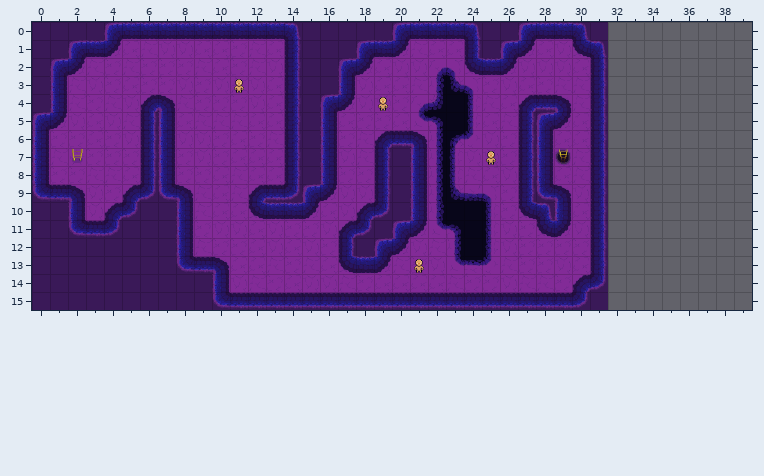
A Tiled map gets an edit: Artwork/Tiles/Tilemaps/MineB1.tmx. This is how it looked before the edit.
Cells are 32x32 px. Shown: x 0..39, y 0..15. The old version is drawn lined up with the new one.
After the commit:
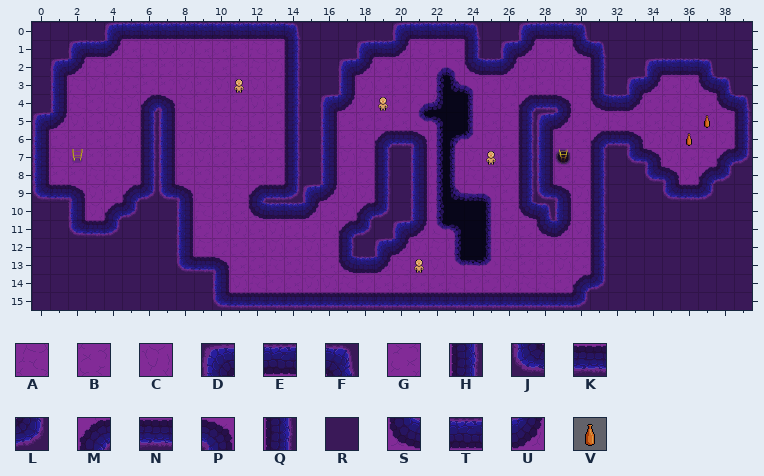
Key: from "MineTileset": A 3, B 17, C 19, D 96, E 97, F 98, G 113, H 114, J 128, K 129, L 130, M 144, N 145, P 146, Q 160, R 161, S 176, T 177, U 178; from "PlaceObjects": V 4.
_ is an empty cell.
Objects are placed by their top-left corner, in cells (3,4 is the top-left corner of cell 3,4); size is 1x1 cell unless given.
Tiles replaced or removed in this view: H, Q.
The edit:
Changed rows in their new state; . is an unchanged cell.
map size 32x16 -> 40x16 cells
Layer "Tile Layer 1":
first column x 31:
 0 .RRRRRRRR
 1 .RRRRRRRR
 2 .RRDTTFRR
 3 .RDUGCSFR
 4 SEUBBAGSF
 5 CAGGAACGQ
 6 MKPCCABCH
 7 .RJPCGAML
 8 .RRJPCMLR
 9 .RRRJNLRR
10 .RRRRRRRR
11 .RRRRRRRR
12 .RRRRRRRR
13 .RRRRRRRR
14 .RRRRRRRR
15 .RRRRRRRR
Layer "ObjectLayers":
added: V at 37,5
added: V at 36,6
Boxes around the changes in both pictures, in picture pixels (x1, y1, x2, y2):
changed: (590, 22, 752, 310)
